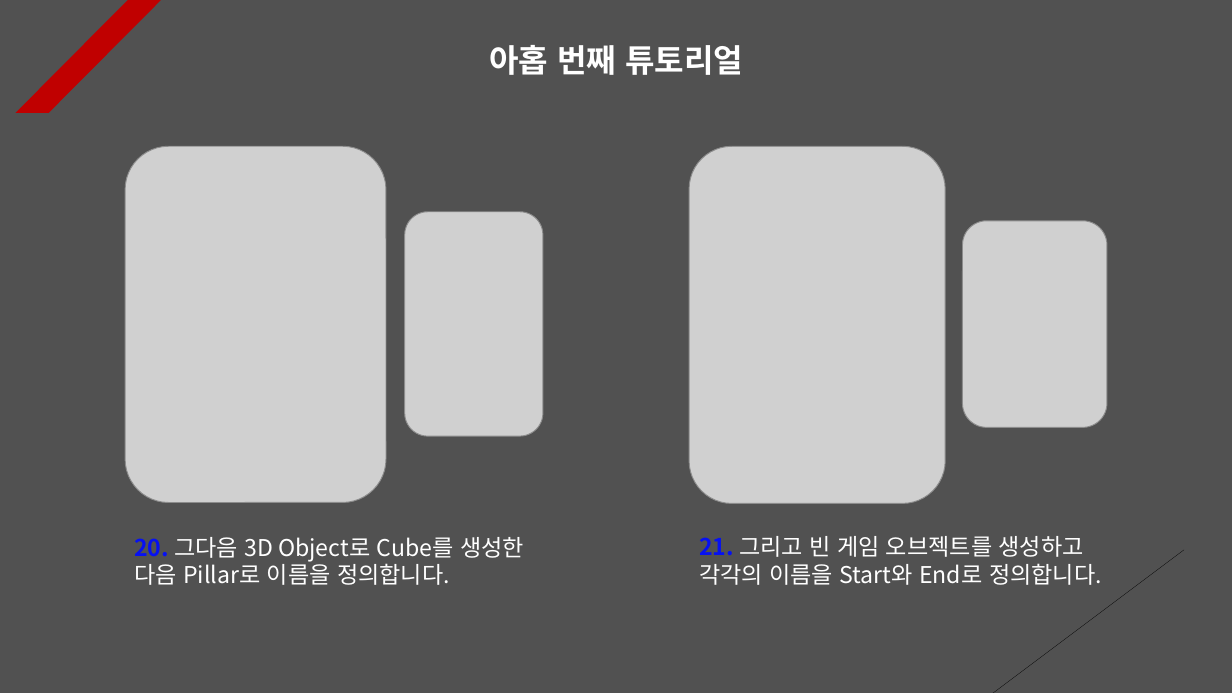
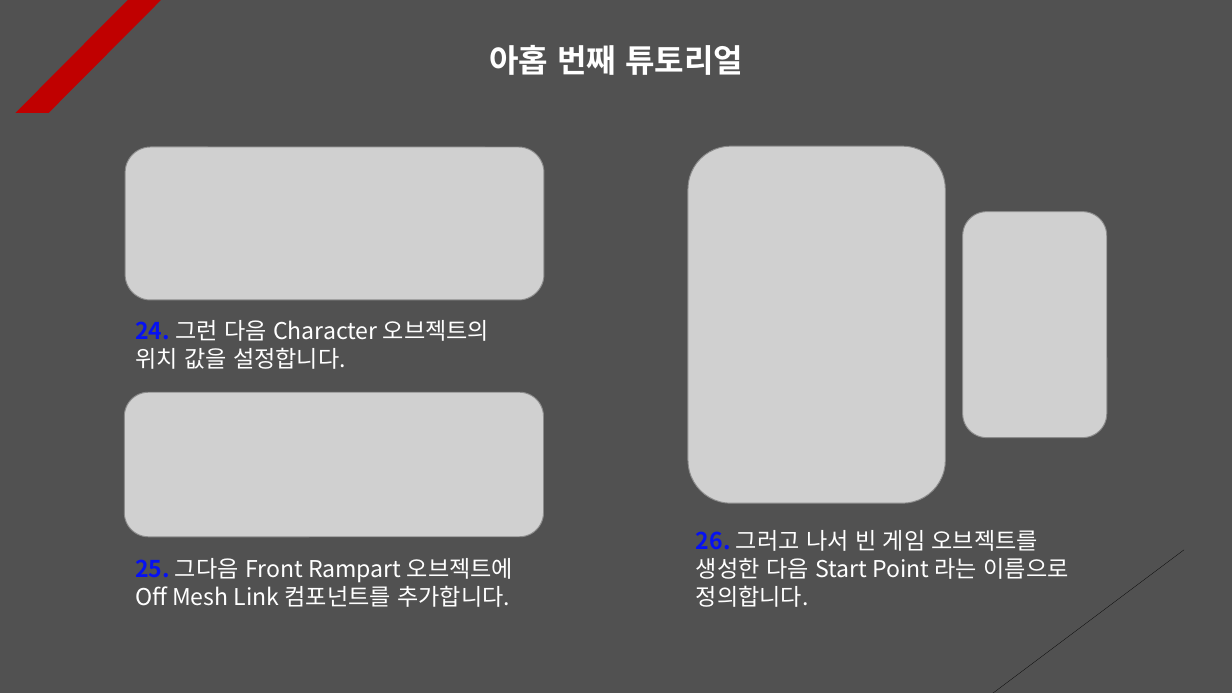
Before and after one commit to Unity2033/3D-UnityEngine, a slide deck: slide 12 of Assets/Class/NavMesh Agent/PPT Data/NavMesh Agent Example.pptx. Drawn at 1232x693 pixels with LibreOffice and Linux fonts; fonts in the diff are those of the drawing; grey boxes stand for pictures. Boxes give left, top, right and bottom in pixels: in the first picture for what was removed or moved away, otherwise in the second. Text is boxed around its words. In the diff, an @@ line names an element or a change of style, - is before the commit and + after.

Commit message:
Add Nav Mesh Area
- Delete unnecessary code

- Delete and add resource data

```diff
--- a/Assets/Class/NavMesh Agent/PPT Data/NavMesh Agent Example.pptx
+++ b/Assets/Class/NavMesh Agent/PPT Data/NavMesh Agent Example.pptx
@@ picture removed at [125, 146, 385, 503] @@
@@ picture added at [125, 147, 543, 300] @@
@@ picture removed at [405, 212, 543, 436] @@
@@ picture: place and size @@
-picture at [963, 221, 1107, 428]
+picture at [963, 212, 1107, 438]
@@ text added at [135, 320, 489, 369], 18 pt, text #FFFFFF @@
+24. 그런 다음 Character 오브젝트의 위치 값을 설정합니다.
@@ picture added at [125, 393, 544, 537] @@
@@ text at [696, 530, 1069, 607]: text changed @@
-21. 그리고 빈 게임 오브젝트를 생성하고 각각의 이름을 Start와 End로 정의합니다.
+26. 그러고 나서 빈 게임 오브젝트를 생성한 다음 Start Point 라는 이름으로 정의합니다.
@@ text at [135, 558, 513, 607]: text changed @@
-20. 그다음 3D Object로 Cube를 생성한 다음 Pillar로 이름을 정의합니다.
+25. 그다음 Front Rampart 오브젝트에 Off Mesh Link 컴포넌트를 추가합니다.
```
Also in this commit, not shown: 9 other slides changed, 5 slides added, 2 slides removed, 16 other files.
